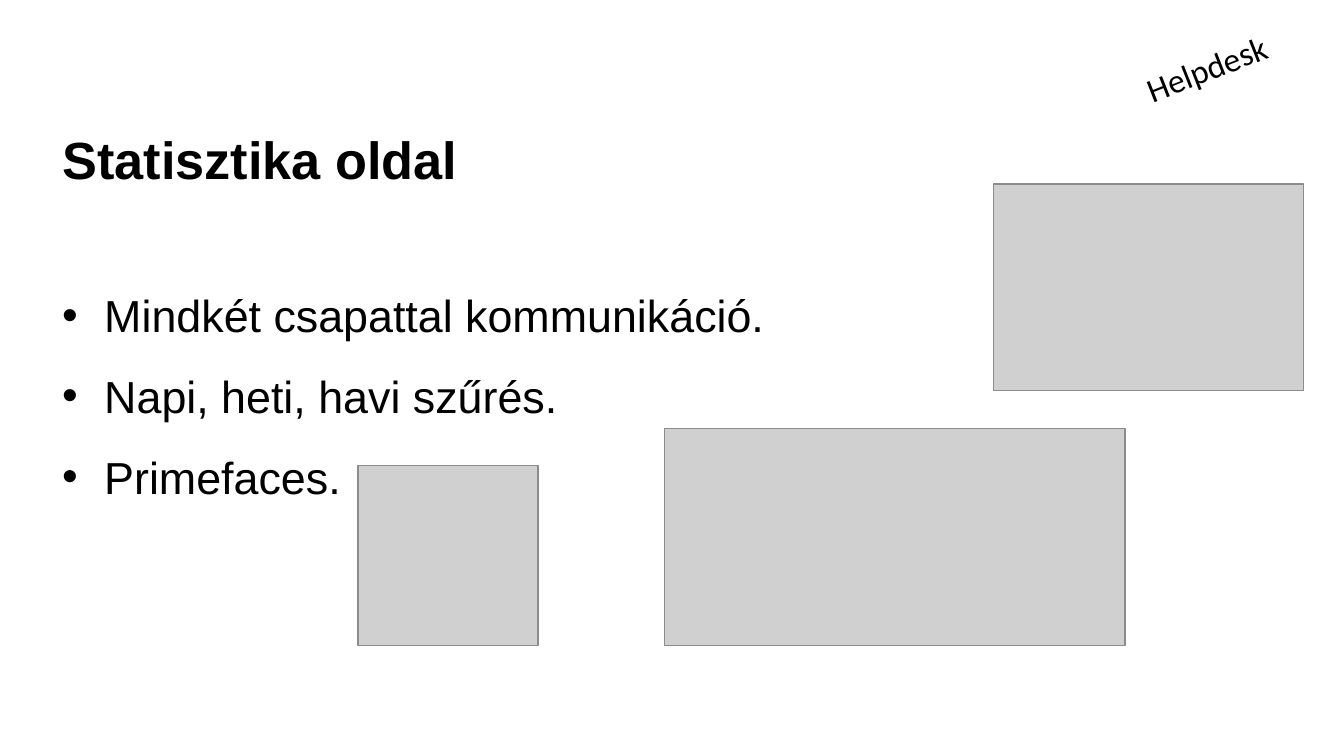
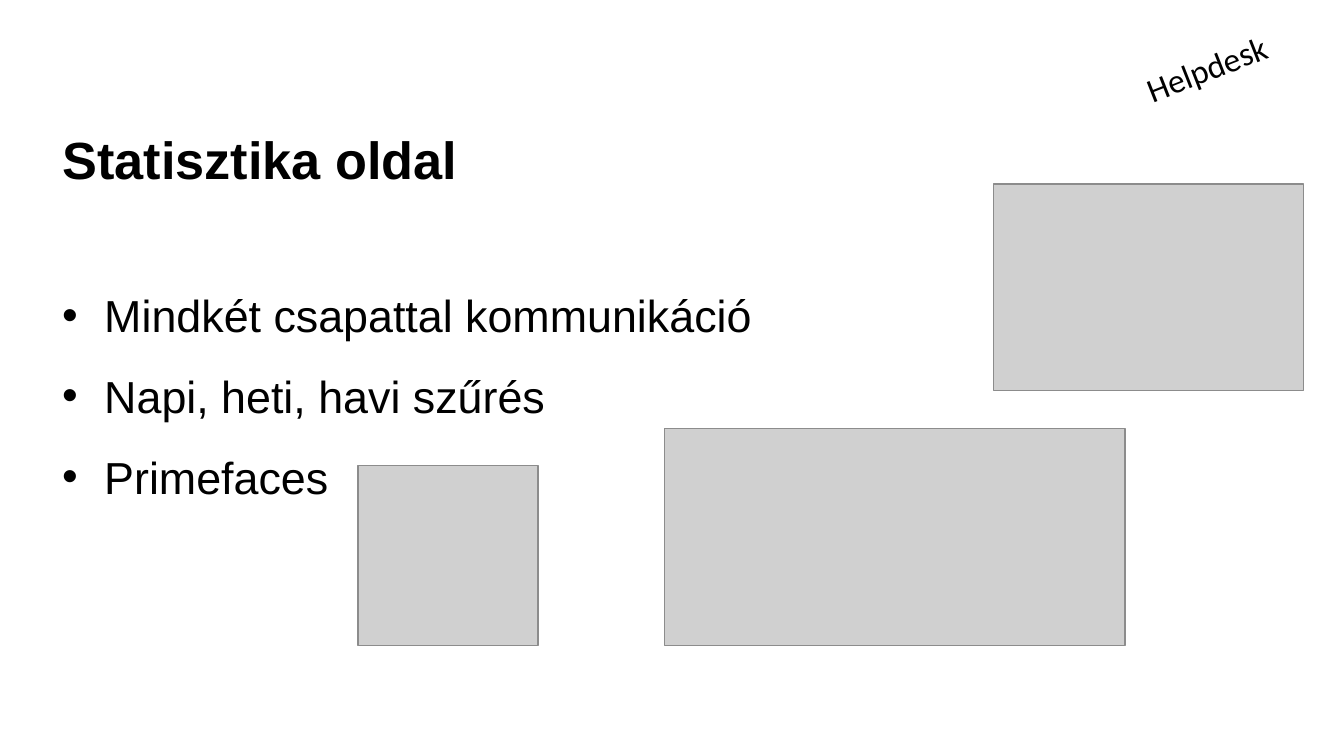
Before and after one commit to schonherz-java-ee-2016-q4/project, a slide deck: slide 8 of presentation/Helpdesk/Németh Marcell/marcell_nemeth.pptx. Drawn at 1344x756 pixels with LibreOffice and Linux fonts; fonts in the diff are those of the drawing; grey boxes stand for pictures; background and template pictures are left out. Boxes give left, top, right and bottom in pixels: in the first picture for what was removed or moved away, otherwise in the second. Text is boxed around its words. In the diff, an @@ line names an element or a change of style, - is before the commit and + after.

```diff
--- a/presentation/Helpdesk/Németh Marcell/marcell_nemeth.pptx
+++ b/presentation/Helpdesk/Németh Marcell/marcell_nemeth.pptx
@@ text at [104,299,751,495]: text changed @@
-• Mindkét csapattal kommunikáció.
-• Napi, heti, havi szűrés.
-• Primefaces.
+• Mindkét csapattal kommunikáció
+• Napi, heti, havi szűrés
+• Primefaces
```
Also in this commit, not shown: 6 other slides changed.
